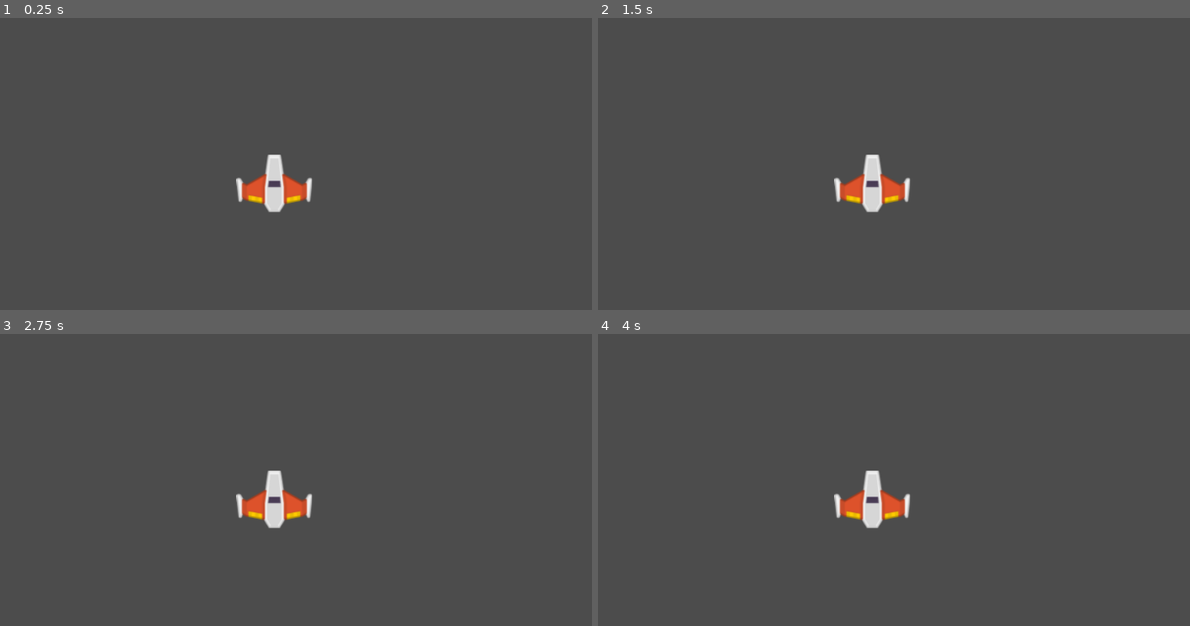
Above: before the commit, frames 1-4 (two rows, left to right).
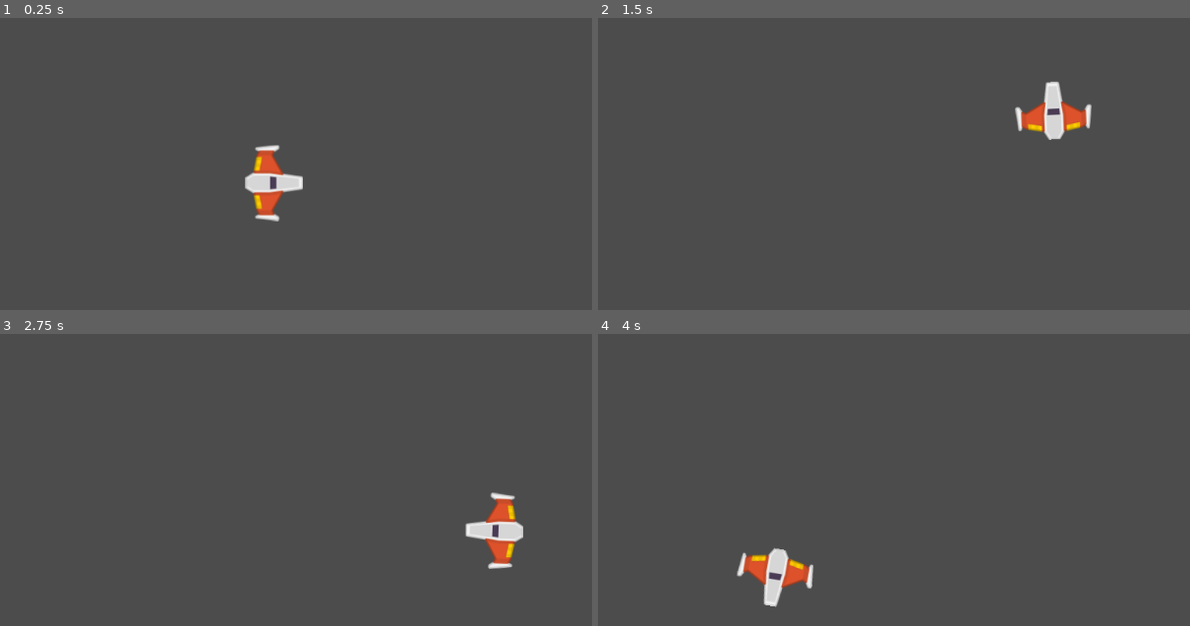
Above: after the commit, the same moments.

Repository: Raizu548/Meteoritos_Juegos
Game: Godot game, scene res://Juego/Niveles/NivelTest.tscn
Two runs of this game, one before a commit and one after it. Both use one fixed random seed, a clock stepped at 60 frames per second and the inputs below.
Inputs:
- Up to frame 1 (0.25 s): no input
- Up to frame 2 (1.5 s): tap Enter at 0.5 s; hold W (mover_adelante, bound only after the commit) 0.53-1.28 s; hold A (rotar_antihorario, bound only after the commit) 0.53-1.28 s; tap D (rotar_horario, bound only after the commit) at 0.8, 1.35 s; hold S (mover_atras, bound only after the commit) from 1.28 s (still down)
- Up to frame 3 (2.75 s): tap A (rotar_antihorario, bound only after the commit) at 1.55 s; release S (mover_atras, bound only after the commit) at 2.03 s; hold W (mover_adelante, bound only after the commit) from 2.03 s (still down); hold A (rotar_antihorario, bound only after the commit) from 2.03 s (still down); tap D (rotar_horario, bound only after the commit) at 2.3 s
- Up to frame 4 (4 s): release A (rotar_antihorario, bound only after the commit) at 2.78 s; tap D (rotar_horario, bound only after the commit) at 2.85, 3.8 s; tap A (rotar_antihorario, bound only after the commit) at 3.05 s; release W (mover_adelante, bound only after the commit) at 3.53 s; hold S (mover_atras, bound only after the commit) from 3.53 s (still down); hold A (rotar_antihorario, bound only after the commit) from 3.53 s (still down)

The runs differ from the first frame. In frame 1, 1.7% of the frame differs, in the area x 39-53%, y 43-70%; in frame 2, 2.6%, in the area x 39-84%, y 21-67%; in frame 3, 2.6%; in frame 4, 2.6%.

Commit message:
Movimiento y rotacion del personaje
- Script de personaje.
- atributos y metodos
- movimiento
- rotacion

Diff:
--- a/Juego/Naves/Player/MAterialFisico.tres
+++ b/Juego/Naves/Player/MAterialFisico.tres
@@ -1,3 +1,4 @@
 [gd_resource type="PhysicsMaterial" format=2]
 
 [resource]
+friction = 0.0
--- /dev/null
+++ b/Juego/Naves/Player/Player.gd
@@ -0,0 +1,34 @@
+class_name Player
+extends RigidBody2D
+
+#Atributos export
+export var potencia_motor: int = 20
+export var potencia_rotacion: int = 200
+
+#Atributos
+var empuje: Vector2 = Vector2.ZERO
+var dir_rotacion: int = 0
+
+
+# Metodos
+func _integrate_forces(state: Physics2DDirectBodyState) -> void:
+	apply_torque_impulse(dir_rotacion * potencia_rotacion)
+	apply_central_impulse(empuje.rotated(rotation))
+
+func _process(delta: float) -> void:
+	player_input()
+
+func player_input() -> void:
+	# Empuje
+	empuje = Vector2.ZERO
+	if Input.is_action_pressed("mover_adelante"):
+		empuje = Vector2(potencia_motor, 0)
+	elif Input.is_action_pressed("mover_atras"):
+		empuje = Vector2(-potencia_motor, 0)
+
+	# Rotacion
+	dir_rotacion = 0
+	if Input.is_action_pressed("rotar_horario"):
+		dir_rotacion += 1
+	elif Input.is_action_pressed("rotar_antihorario"):
+		dir_rotacion -= 1
--- a/Juego/Naves/Player/Player.tscn
+++ b/Juego/Naves/Player/Player.tscn
@@ -1,14 +1,17 @@
-[gd_scene load_steps=3 format=2]
+[gd_scene load_steps=4 format=2]
 
 [ext_resource path="res://Juego/Naves/Player/player_orange.png" type="Texture" id=1]
+[ext_resource path="res://Juego/Naves/Player/Player.gd" type="Script" id=2]
 
 [sub_resource type="CapsuleShape2D" id=1]
 radius = 35.0
 height = 4.0
 
 [node name="Player" type="RigidBody2D"]
+script = ExtResource( 2 )
 
 [node name="Sprite" type="Sprite" parent="."]
+rotation = 1.5708
 texture = ExtResource( 1 )
 
 [node name="CollisionShape2D" type="CollisionShape2D" parent="."]
--- a/Juego/Niveles/NivelTest.tscn
+++ b/Juego/Niveles/NivelTest.tscn
@@ -10,3 +10,5 @@
 physics_material_override = ExtResource( 2 )
 gravity_scale = 0.0
 can_sleep = false
+linear_damp = 2.0
+angular_damp = 4.0
--- a/project.godot
+++ b/project.godot
@@ -8,11 +8,48 @@
 
 config_version=4
 
+_global_script_classes=[ {
+"base": "RigidBody2D",
+"class": "Player",
+"language": "GDScript",
+"path": "res://Juego/Naves/Player/Player.gd"
+} ]
+_global_script_class_icons={
+"Player": ""
+}
+
 [application]
 
 config/name="Meteoritos_Juegos"
 run/main_scene="res://Juego/Niveles/NivelTest.tscn"
 config/icon="res://icon.png"
+
+[input]
+
+mover_adelante={
+"deadzone": 0.5,
+"events": [ Object(InputEventKey,"resource_local_to_scene":false,"resource_name":"","device":0,"alt":false,"shift":false,"control":false,"meta":false,"command":false,"pressed":false,"scancode":0,"physical_scancode":87,"unicode":0,"echo":false,"script":null)
+, Object(InputEventKey,"resource_local_to_scene":false,"resource_name":"","device":0,"alt":false,"shift":false,"control":false,"meta":false,"command":false,"pressed":false,"scancode":0,"physical_scancode":16777232,"unicode":0,"echo":false,"script":null)
+ ]
+}
+mover_atras={
+"deadzone": 0.5,
+"events": [ Object(InputEventKey,"resource_local_to_scene":false,"resource_name":"","device":0,"alt":false,"shift":false,"control":false,"meta":false,"command":false,"pressed":false,"scancode":0,"physical_scancode":83,"unicode":0,"echo":false,"script":null)
+, Object(InputEventKey,"resource_local_to_scene":false,"resource_name":"","device":0,"alt":false,"shift":false,"control":false,"meta":false,"command":false,"pressed":false,"scancode":0,"physical_scancode":16777234,"unicode":0,"echo":false,"script":null)
+ ]
+}
+rotar_horario={
+"deadzone": 0.5,
+"events": [ Object(InputEventKey,"resource_local_to_scene":false,"resource_name":"","device":0,"alt":false,"shift":false,"control":false,"meta":false,"command":false,"pressed":false,"scancode":0,"physical_scancode":68,"unicode":0,"echo":false,"script":null)
+, Object(InputEventKey,"resource_local_to_scene":false,"resource_name":"","device":0,"alt":false,"shift":false,"control":false,"meta":false,"command":false,"pressed":false,"scancode":0,"physical_scancode":16777233,"unicode":0,"echo":false,"script":null)
+ ]
+}
+rotar_antihorario={
+"deadzone": 0.5,
+"events": [ Object(InputEventKey,"resource_local_to_scene":false,"resource_name":"","device":0,"alt":false,"shift":false,"control":false,"meta":false,"command":false,"pressed":false,"scancode":0,"physical_scancode":65,"unicode":0,"echo":false,"script":null)
+, Object(InputEventKey,"resource_local_to_scene":false,"resource_name":"","device":0,"alt":false,"shift":false,"control":false,"meta":false,"command":false,"pressed":false,"scancode":0,"physical_scancode":16777231,"unicode":0,"echo":false,"script":null)
+ ]
+}
 
 [physics]
 
